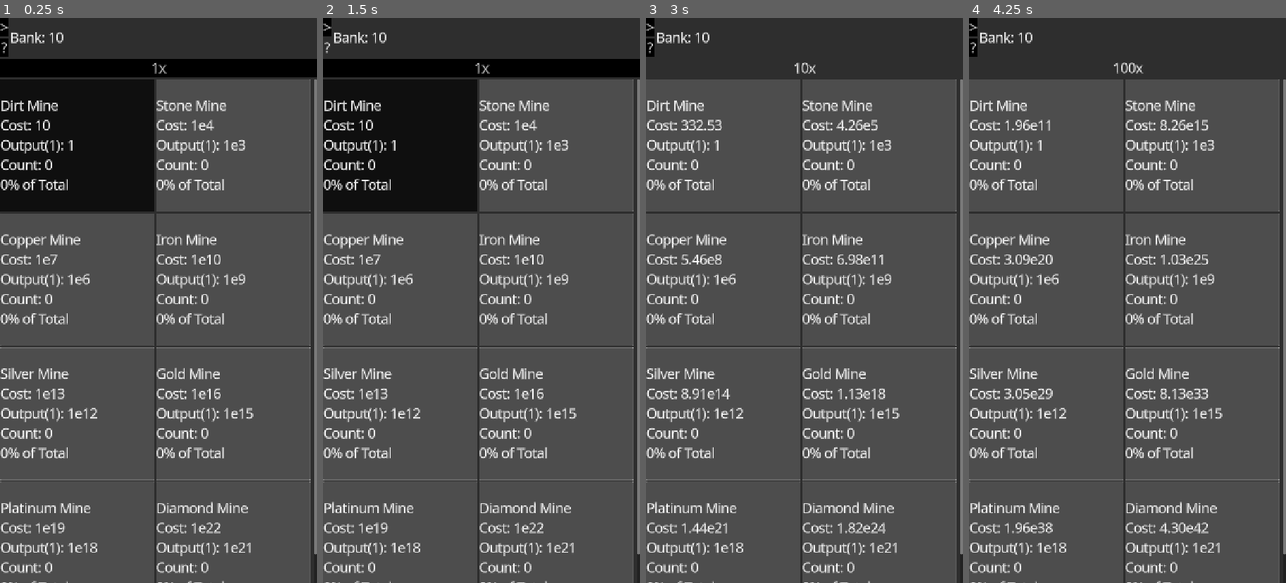
Above: before the commit, frames 1-4 (left to right).
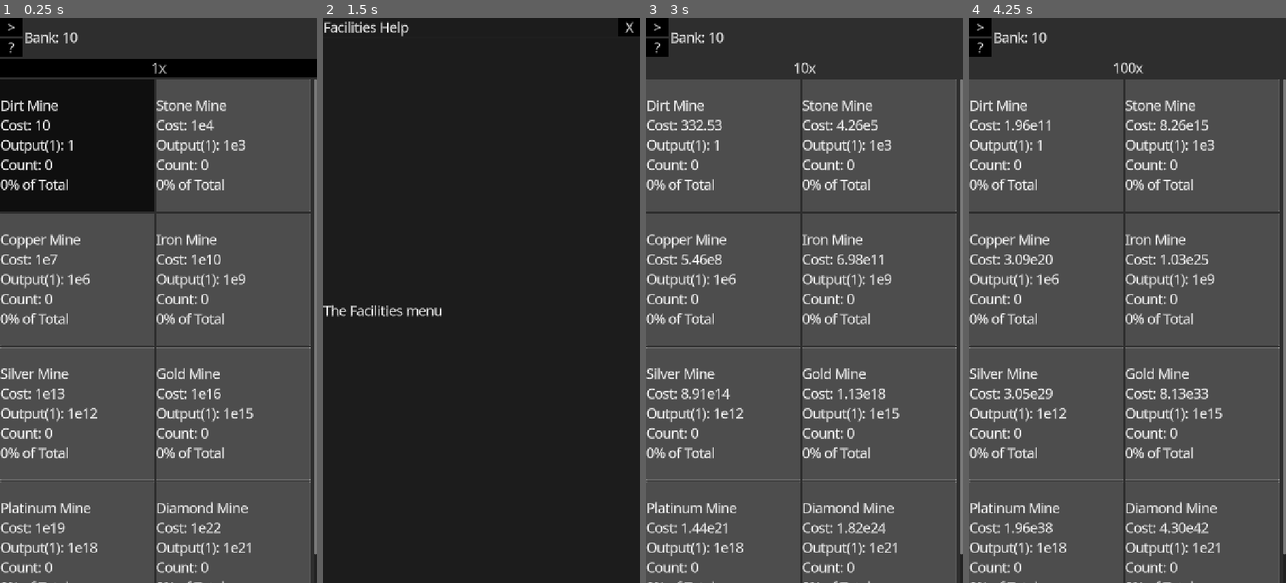
Above: after the commit, the same moments.

Repository: DylanBulfin/IncrementalGameP3
Game: Godot game, scene res://incremental_game.tscn
Two runs of this game, one before a commit and one after it. Both use one fixed random seed, a clock stepped at 60 frames per second and the inputs below.
Inputs (mouse positions are in pixels of both pictures, inside the frame that each line leads up to):
- Up to frame 1 (0.25 s): no input
- Up to frame 2 (1.5 s): click ">" at 0.5 s; click "?" at 1.25 s
- Up to frame 3 (3 s): click (953, 29) at 2 s, where only the run after the commit has a clickable "X"; click "1x" at 2.75 s
- Up to frame 4 (4.25 s): click "10x" at 3.5 s

The runs differ from the first frame. In frame 1, 0.5% of the frame differs, in the area x 0-25%, y 0-7%; in frame 2, 80%, in the area x 0-100%, y 0-100%; in frame 3, 0.5%; in frame 4, 0.5%.

Commit message:
Add popups, rework most input

Diff:
--- a/header.gd
+++ b/header.gd
@@ -1,8 +1,14 @@
 extends HBoxContainer
+
+signal help_pressed
+signal side_menu_pressed
 
 func _ready() -> void:
 	update_text()
 	State.bank_changed.connect(_on_bank_changed)
+
+	%SideMenuButton.pressed.connect(func() -> void: side_menu_pressed.emit())
+	%HelpButton.pressed.connect(func() -> void: Utils.exec_event("help"))
 
 func _on_bank_changed(_bank: float) -> void:
 	update_text()
--- a/incremental_game.tscn
+++ b/incremental_game.tscn
@@ -1,7 +1,9 @@
-[gd_scene load_steps=3 format=3 uid="uid://p6oa85byvbnw"]
+[gd_scene load_steps=5 format=3 uid="uid://p6oa85byvbnw"]
 
 [ext_resource type="Script" uid="uid://btuhaluktqodx" path="res://scripts/screen_manager.gd" id="1_6071b"]
 [ext_resource type="PackedScene" uid="uid://j22g6poux24o" path="res://scenes/components/header.tscn" id="2_5t6mn"]
+[ext_resource type="Script" uid="uid://cnproo08b7vfu" path="res://popup_manager.gd" id="2_ox5v5"]
+[ext_resource type="PackedScene" uid="uid://ugjivmk01r75" path="res://scenes/components/popup_container.tscn" id="4_no6pd"]
 
 [node name="IncrementalGame" type="Control"]
 layout_mode = 3
@@ -12,9 +14,14 @@
 grow_vertical = 2
 
 [node name="ScreenManager" type="Node" parent="."]
+unique_name_in_owner = true
 script = ExtResource("1_6071b")
 
-[node name="HBoxContainer" type="HBoxContainer" parent="."]
+[node name="PopupManager" type="Node" parent="."]
+unique_name_in_owner = true
+script = ExtResource("2_ox5v5")
+
+[node name="ContentContainer" type="HBoxContainer" parent="."]
 clip_children = 1
 layout_mode = 1
 anchors_preset = 9
@@ -22,26 +29,32 @@
 offset_right = 502.0
 grow_vertical = 2
 
-[node name="SideMenu" type="ItemList" parent="HBoxContainer"]
+[node name="SideMenu" type="ItemList" parent="ContentContainer"]
 unique_name_in_owner = true
 visible = false
 custom_minimum_size = Vector2(480, 0)
 layout_mode = 2
 
-[node name="PanelContainer" type="PanelContainer" parent="HBoxContainer"]
+[node name="PanelContainer" type="PanelContainer" parent="ContentContainer"]
 clip_contents = true
 custom_minimum_size = Vector2(720, 0)
 layout_mode = 2
 size_flags_horizontal = 3
 
-[node name="VBoxContainer" type="VBoxContainer" parent="HBoxContainer/PanelContainer"]
+[node name="VBoxContainer" type="VBoxContainer" parent="ContentContainer/PanelContainer"]
 layout_mode = 2
 size_flags_horizontal = 3
 
-[node name="Header" parent="HBoxContainer/PanelContainer/VBoxContainer" instance=ExtResource("2_5t6mn")]
+[node name="Header" parent="ContentContainer/PanelContainer/VBoxContainer" instance=ExtResource("2_5t6mn")]
+unique_name_in_owner = true
 layout_mode = 2
 
-[node name="ScreenContainer" type="Control" parent="HBoxContainer/PanelContainer/VBoxContainer"]
+[node name="ScreenContainer" type="Control" parent="ContentContainer/PanelContainer/VBoxContainer"]
 unique_name_in_owner = true
 layout_mode = 2
 size_flags_vertical = 3
+
+[node name="PopupContainer" parent="." instance=ExtResource("4_no6pd")]
+unique_name_in_owner = true
+visible = false
+layout_mode = 1
--- /dev/null
+++ b/popup_container.gd
@@ -0,0 +1,10 @@
+extends ColorRect
+
+signal exit_button_pressed
+
+func _ready() -> void:
+	%ExitButton.pressed.connect(func() -> void: Utils.exec_event("exit"))
+
+func set_popup_text(title: String, text: String) -> void:
+	%PopupTitle.text = title
+	%PopupText.text = text
--- /dev/null
+++ b/popup_manager.gd
@@ -0,0 +1,28 @@
+extends Node
+
+func _ready() -> void:
+	%Header.help_pressed.connect(
+		func() -> void:
+			create_help_popup(%ScreenManager.get_current_screen())
+	)
+
+func _input(event: InputEvent) -> void:
+	if event.is_action_pressed("exit") and %PopupContainer.visible:
+		hide_popup()
+	if event.is_action_pressed("help") and not %PopupContainer.visible:
+		create_help_popup(%ScreenManager.get_current_screen())
+
+func create_help_popup(screen: Screen) -> void:
+	create_popup(screen.help_title, screen.help_content)
+
+func create_popup(title: String, text: String) -> void:
+	%PopupContainer.set_popup_text(title, text)
+	show_popup()
+
+func show_popup() -> void:
+	if not %PopupContainer.visible:
+		%PopupContainer.visible = true
+
+func hide_popup() -> void:
+	if %PopupContainer.visible:
+		%PopupContainer.visible = false
--- a/project.godot
+++ b/project.godot
@@ -41,6 +41,84 @@
 
 theme/custom="uid://cpjsd52i33ato"
 
+[input]
+
+exit={
+"deadzone": 0.2,
+"events": [Object(InputEventKey,"resource_local_to_scene":false,"resource_name":"","device":-1,"window_id":0,"alt_pressed":false,"shift_pressed":false,"ctrl_pressed":false,"meta_pressed":false,"pressed":false,"keycode":0,"physical_keycode":4194305,"key_label":0,"unicode":0,"location":0,"echo":false,"script":null)
+]
+}
+help={
+"deadzone": 0.2,
+"events": [Object(InputEventKey,"resource_local_to_scene":false,"resource_name":"","device":-1,"window_id":0,"alt_pressed":false,"shift_pressed":true,"ctrl_pressed":false,"meta_pressed":false,"pressed":false,"keycode":0,"physical_keycode":47,"key_label":0,"unicode":63,"location":0,"echo":false,"script":null)
+]
+}
+screen1={
+"deadzone": 0.2,
+"events": [Object(InputEventKey,"resource_local_to_scene":false,"resource_name":"","device":-1,"window_id":0,"alt_pressed":false,"shift_pressed":false,"ctrl_pressed":false,"meta_pressed":true,"pressed":false,"keycode":0,"physical_keycode":49,"key_label":0,"unicode":0,"location":0,"echo":false,"script":null)
+, Object(InputEventKey,"resource_local_to_scene":false,"resource_name":"","device":-1,"window_id":0,"alt_pressed":false,"shift_pressed":false,"ctrl_pressed":true,"meta_pressed":false,"pressed":false,"keycode":0,"physical_keycode":49,"key_label":0,"unicode":0,"location":0,"echo":false,"script":null)
+]
+}
+screen2={
+"deadzone": 0.2,
+"events": [Object(InputEventKey,"resource_local_to_scene":false,"resource_name":"","device":-1,"window_id":0,"alt_pressed":false,"shift_pressed":false,"ctrl_pressed":false,"meta_pressed":true,"pressed":false,"keycode":0,"physical_keycode":50,"key_label":0,"unicode":0,"location":0,"echo":false,"script":null)
+, Object(InputEventKey,"resource_local_to_scene":false,"resource_name":"","device":-1,"window_id":0,"alt_pressed":false,"shift_pressed":false,"ctrl_pressed":true,"meta_pressed":false,"pressed":false,"keycode":0,"physical_keycode":50,"key_label":0,"unicode":0,"location":0,"echo":false,"script":null)
+]
+}
+screen3={
+"deadzone": 0.2,
+"events": [Object(InputEventKey,"resource_local_to_scene":false,"resource_name":"","device":-1,"window_id":0,"alt_pressed":false,"shift_pressed":false,"ctrl_pressed":false,"meta_pressed":true,"pressed":false,"keycode":0,"physical_keycode":51,"key_label":0,"unicode":0,"location":0,"echo":false,"script":null)
+, Object(InputEventKey,"resource_local_to_scene":false,"resource_name":"","device":-1,"window_id":0,"alt_pressed":false,"shift_pressed":false,"ctrl_pressed":true,"meta_pressed":false,"pressed":false,"keycode":0,"physical_keycode":51,"key_label":0,"unicode":0,"location":0,"echo":false,"script":null)
+]
+}
+screen4={
+"deadzone": 0.2,
+"events": [Object(InputEventKey,"resource_local_to_scene":false,"resource_name":"","device":-1,"window_id":0,"alt_pressed":false,"shift_pressed":false,"ctrl_pressed":false,"meta_pressed":true,"pressed":false,"keycode":0,"physical_keycode":52,"key_label":0,"unicode":0,"location":0,"echo":false,"script":null)
+, Object(InputEventKey,"resource_local_to_scene":false,"resource_name":"","device":-1,"window_id":0,"alt_pressed":false,"shift_pressed":false,"ctrl_pressed":true,"meta_pressed":false,"pressed":false,"keycode":0,"physical_keycode":52,"key_label":0,"unicode":0,"location":0,"echo":false,"script":null)
+]
+}
+screen5={
+"deadzone": 0.2,
+"events": [Object(InputEventKey,"resource_local_to_scene":false,"resource_name":"","device":-1,"window_id":0,"alt_pressed":false,"shift_pressed":false,"ctrl_pressed":false,"meta_pressed":true,"pressed":false,"keycode":0,"physical_keycode":53,"key_label":0,"unicode":0,"location":0,"echo":false,"script":null)
+, Object(InputEventKey,"resource_local_to_scene":false,"resource_name":"","device":-1,"window_id":0,"alt_pressed":false,"shift_pressed":false,"ctrl_pressed":true,"meta_pressed":false,"pressed":false,"keycode":0,"physical_keycode":53,"key_label":0,"unicode":0,"location":0,"echo":false,"script":null)
+]
+}
+screen6={
+"deadzone": 0.2,
+"events": [Object(InputEventKey,"resource_local_to_scene":false,"resource_name":"","device":-1,"window_id":0,"alt_pressed":false,"shift_pressed":false,"ctrl_pressed":false,"meta_pressed":true,"pressed":false,"keycode":0,"physical_keycode":54,"key_label":0,"unicode":0,"location":0,"echo":false,"script":null)
+, Object(InputEventKey,"resource_local_to_scene":false,"resource_name":"","device":-1,"window_id":0,"alt_pressed":false,"shift_pressed":false,"ctrl_pressed":true,"meta_pressed":false,"pressed":false,"keycode":0,"physical_keycode":54,"key_label":0,"unicode":0,"location":0,"echo":false,"script":null)
+]
+}
+screen7={
+"deadzone": 0.2,
+"events": [Object(InputEventKey,"resource_local_to_scene":false,"resource_name":"","device":-1,"window_id":0,"alt_pressed":false,"shift_pressed":false,"ctrl_pressed":false,"meta_pressed":true,"pressed":false,"keycode":0,"physical_keycode":55,"key_label":0,"unicode":0,"location":0,"echo":false,"script":null)
+, Object(InputEventKey,"resource_local_to_scene":false,"resource_name":"","device":-1,"window_id":0,"alt_pressed":false,"shift_pressed":false,"ctrl_pressed":true,"meta_pressed":false,"pressed":false,"keycode":0,"physical_keycode":55,"key_label":0,"unicode":0,"location":0,"echo":false,"script":null)
+]
+}
+screen8={
+"deadzone": 0.2,
+"events": [Object(InputEventKey,"resource_local_to_scene":false,"resource_name":"","device":-1,"window_id":0,"alt_pressed":false,"shift_pressed":false,"ctrl_pressed":false,"meta_pressed":true,"pressed":false,"keycode":0,"physical_keycode":56,"key_label":0,"unicode":0,"location":0,"echo":false,"script":null)
+, Object(InputEventKey,"resource_local_to_scene":false,"resource_name":"","device":-1,"window_id":0,"alt_pressed":false,"shift_pressed":false,"ctrl_pressed":true,"meta_pressed":false,"pressed":false,"keycode":0,"physical_keycode":56,"key_label":0,"unicode":0,"location":0,"echo":false,"script":null)
+]
+}
+screen9={
+"deadzone": 0.2,
+"events": [Object(InputEventKey,"resource_local_to_scene":false,"resource_name":"","device":-1,"window_id":0,"alt_pressed":false,"shift_pressed":false,"ctrl_pressed":false,"meta_pressed":true,"pressed":false,"keycode":0,"physical_keycode":57,"key_label":0,"unicode":0,"location":0,"echo":false,"script":null)
+, Object(InputEventKey,"resource_local_to_scene":false,"resource_name":"","device":-1,"window_id":0,"alt_pressed":false,"shift_pressed":false,"ctrl_pressed":true,"meta_pressed":false,"pressed":false,"keycode":0,"physical_keycode":57,"key_label":0,"unicode":0,"location":0,"echo":false,"script":null)
+]
+}
+screen10={
+"deadzone": 0.2,
+"events": [Object(InputEventKey,"resource_local_to_scene":false,"resource_name":"","device":-1,"window_id":0,"alt_pressed":false,"shift_pressed":false,"ctrl_pressed":false,"meta_pressed":true,"pressed":false,"keycode":0,"physical_keycode":48,"key_label":0,"unicode":0,"location":0,"echo":false,"script":null)
+, Object(InputEventKey,"resource_local_to_scene":false,"resource_name":"","device":-1,"window_id":0,"alt_pressed":false,"shift_pressed":false,"ctrl_pressed":true,"meta_pressed":false,"pressed":false,"keycode":0,"physical_keycode":48,"key_label":0,"unicode":0,"location":0,"echo":false,"script":null)
+]
+}
+sidemenu={
+"deadzone": 0.2,
+"events": [Object(InputEventKey,"resource_local_to_scene":false,"resource_name":"","device":-1,"window_id":0,"alt_pressed":false,"shift_pressed":true,"ctrl_pressed":false,"meta_pressed":false,"pressed":false,"keycode":0,"physical_keycode":46,"key_label":0,"unicode":62,"location":0,"echo":false,"script":null)
+]
+}
+
 [input_devices]
 
 pointing/emulate_touch_from_mouse=true
--- a/resources/entities/screen.gd
+++ b/resources/entities/screen.gd
@@ -7,5 +7,15 @@
 @export var help_content: String
 
 static var scenes: Array[PackedScene] = [
-	preload("res://scenes/screens/facility_screen.tscn")
+	preload("res://scenes/screens/facility_screen.tscn"),
+	preload("res://scenes/screens/dummy_screen.tscn"),
+	preload("res://scenes/screens/dummy_screen.tscn"),
+	preload("res://scenes/screens/dummy_screen.tscn"),
+	preload("res://scenes/screens/dummy_screen.tscn"),
+
+	preload("res://scenes/screens/dummy_screen.tscn"),
+	preload("res://scenes/screens/dummy_screen.tscn"),
+	preload("res://scenes/screens/dummy_screen.tscn"),
+	preload("res://scenes/screens/dummy_screen.tscn"),
+	preload("res://scenes/screens/dummy_screen.tscn"),
 ]
--- a/resources/game_data.tres
+++ b/resources/game_data.tres
@@ -113,6 +113,27 @@
 [sub_resource type="Resource" id="Resource_j2wbb"]
 script = ExtResource("3_rolb0")
 title = "Facilities"
+help_title = "Facilities Help"
+help_content = "The Facilities menu"
+metadata/_custom_type_script = "uid://dvq252w1v2qpw"
+
+[sub_resource type="Resource" id="Resource_63f53"]
+script = ExtResource("3_rolb0")
+title = "Upgrades"
+help_title = ""
+help_content = ""
+metadata/_custom_type_script = "uid://dvq252w1v2qpw"
+
+[sub_resource type="Resource" id="Resource_obpou"]
+script = ExtResource("3_rolb0")
+title = "Crafting"
+help_title = ""
+help_content = ""
+metadata/_custom_type_script = "uid://dvq252w1v2qpw"
+
+[sub_resource type="Resource" id="Resource_5qh7m"]
+script = ExtResource("3_rolb0")
+title = "Inventory"
 help_title = ""
 help_content = ""
 metadata/_custom_type_script = "uid://dvq252w1v2qpw"
@@ -242,5 +263,5 @@
 facilities = Array[ExtResource("1_yqm58")]([SubResource("Resource_rolb0"), SubResource("Resource_yqm58"), SubResource("Resource_raoho"), SubResource("Resource_2r4qd"), SubResource("Resource_4oi1i"), SubResource("Resource_e1k00"), SubResource("Resource_vt7lq"), SubResource("Resource_ws21c")])
 materials = Array[ExtResource("2_rolb0")]([])
 upgrades = Array[ExtResource("4_2r4qd")]([SubResource("Resource_iqldt"), SubResource("Resource_rbntb"), SubResource("Re …(295 unchanged characters)…
-screens = Array[ExtResource("3_rolb0")]([SubResource("Resource_j2wbb")])
+screens = Array[ExtResource("3_rolb0")]([SubResource("Resource_j2wbb"), SubResource("Resource_63f53"), SubResource("Resource_obpou"), SubResource("Resource_5qh7m")])
 metadata/_custom_type_script = "uid://b3526uyrv3j5s"
--- a/scenes/components/header.tscn
+++ b/scenes/components/header.tscn
@@ -10,11 +10,13 @@
 
 [node name="SideMenuButton" type="Button" parent="VBoxContainer"]
 unique_name_in_owner = true
+custom_minimum_size = Vector2(50, 0)
 layout_mode = 2
 text = ">"
 
 [node name="HelpButton" type="Button" parent="VBoxContainer"]
 unique_name_in_owner = true
+custom_minimum_size = Vector2(50, 0)
 layout_mode = 2
 text = "?
 "
--- /dev/null
+++ b/scenes/components/popup_container.tscn
@@ -0,0 +1,47 @@
+[gd_scene load_steps=2 format=3 uid="uid://ugjivmk01r75"]
+
+[ext_resource type="Script" uid="uid://cdjaecuikbms8" path="res://popup_container.gd" id="1_c6l0w"]
+
+[node name="PopupContainer" type="ColorRect"]
+anchors_preset = 15
+anchor_right = 1.0
+anchor_bottom = 1.0
+grow_horizontal = 2
+grow_vertical = 2
+size_flags_horizontal = 3
+color = Color(0.121569, 0.121569, 0.121569, 1)
+script = ExtResource("1_c6l0w")
+
+[node name="VBoxContainer" type="VBoxContainer" parent="."]
+layout_mode = 1
+anchors_preset = 15
+anchor_right = 1.0
+anchor_bottom = 1.0
+grow_horizontal = 2
+grow_vertical = 2
+
+[node name="PopupTitleContainer" type="PanelContainer" parent="VBoxContainer"]
+layout_mode = 2
+
+[node name="HBoxContainer" type="HBoxContainer" parent="VBoxContainer/PopupTitleContainer"]
+layout_mode = 2
+
+[node name="PopupTitle" type="Label" parent="VBoxContainer/PopupTitleContainer/HBoxContainer"]
+unique_name_in_owner = true
+layout_mode = 2
+size_flags_horizontal = 3
+text = "A"
+
+[node name="ExitButton" type="Button" parent="VBoxContainer/PopupTitleContainer/HBoxContainer"]
+unique_name_in_owner = true
+custom_minimum_size = Vector2(50, 0)
+layout_mode = 2
+text = "X"
+
+[node name="PoputTextContainer" type="PanelContainer" parent="VBoxContainer"]
+layout_mode = 2
+size_flags_vertical = 3
+
+[node name="PopupText" type="Label" parent="VBoxContainer/PoputTextContainer"]
+unique_name_in_owner = true
+layout_mode = 2
--- /dev/null
+++ b/scenes/screens/dummy_screen.tscn
@@ -0,0 +1,9 @@
+[gd_scene format=3 uid="uid://dasa1c5r7xmqy"]
+
+[node name="DummyScreen" type="ColorRect"]
+anchors_preset = 15
+anchor_right = 1.0
+anchor_bottom = 1.0
+grow_horizontal = 2
+grow_vertical = 2
+color = Color(0, 0, 0, 1)
--- a/scripts/screen_manager.gd
+++ b/scripts/screen_manager.gd
@@ -7,17 +7,49 @@
 	for screen: Screen in State.screens:
 		%SideMenu.add_item(screen.title)
 		var node: Node = Screen.scenes[screen.id].instantiate()
+		node.visible = false
 		screen_nodes.append(node)
 		%ScreenContainer.add_child(node)
 
-	%SideMenu.item_selected.connect(switch_to_screen)
+	screen_nodes[curr_screen].visible = true
+
+	%SideMenu.item_selected.connect(
+		func(id: int) -> void:
+			if id <= 9:
+				Utils.exec_event(str("screen", id + 1))
+			else: breakpoint # Unrecoverable error
+	)
+
+	%Header.side_menu_pressed.connect(
+		func() -> void: Utils.exec_event("sidemenu")
+	)
+
+func _input(event: InputEvent) -> void:
+	if event.is_action_pressed("exit") and not %PopupContainer.visible:
+		close_side_menu()
+	elif event.is_action_pressed("sidemenu"):
+		open_side_menu()
+	else: for i: int in range(10):
+		if event.is_action_pressed(str("screen", i + 1)):
+			switch_to_screen(i)
+
+
+func open_side_menu() -> void:
+	if not %SideMenu.visible:
+		%SideMenu.visible = true
+
+func close_side_menu() -> void:
+	if %SideMenu.visible:
+		%SideMenu.visible = false
 
 func switch_to_screen(id: int) -> void:
-	if curr_screen == id: return
+	if curr_screen != id:
+		screen_nodes[curr_screen].visible = false # "deactivate" old screen
+		screen_nodes[id].visible = true
 
-	%SideMenu.visible = false
+		curr_screen = id
 
-	screen_nodes[curr_screen].visible = false # "deactivate" old screen
-	screen_nodes[id].visible = true
+	close_side_menu()
 
-	curr_screen = id
+func get_current_screen() -> Screen:
+	return State.screens[curr_screen]
--- a/scripts/utils.gd
+++ b/scripts/utils.gd
@@ -39,3 +39,9 @@
 
 func get_total_cost(cost: float, cost_ratio: float, count: int) -> float:
 	return cost * ((cost_ratio ** count) - 1) / (cost_ratio - 1)
+
+func exec_event(action: String) -> void:
+	var event: InputEventAction = InputEventAction.new()
+	event.action = action
+	event.pressed = true
+	Input.parse_input_event(event)
Not shown, added: popup_container.gd.uid
Not shown, added: popup_manager.gd.uid
Not shown: 1 places in resources/game_data.tres that only renumber resources
